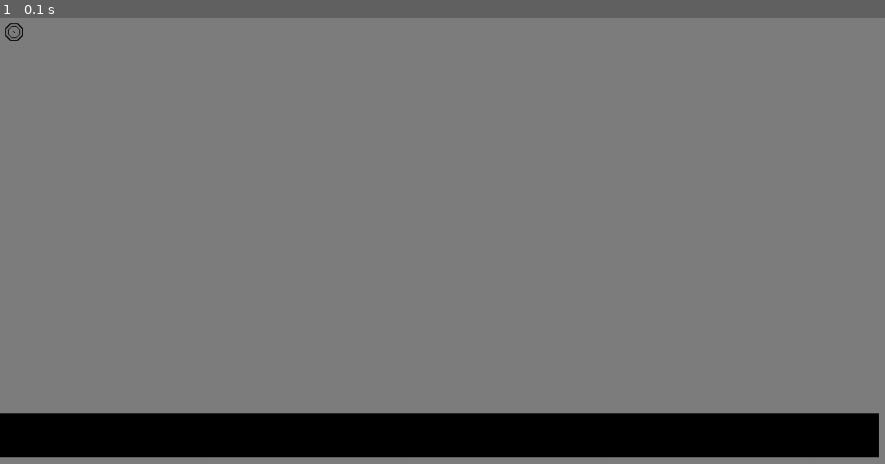
Above: before the commit, frame 1.
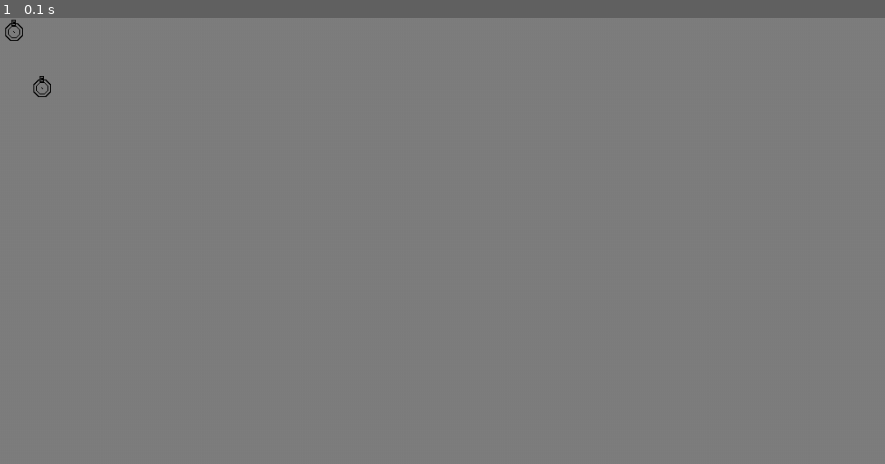
Above: after the commit, the same moment.

Repository: beppep/Octgame
Game: pygame game, started from octogame.py
The game is run twice, just before and just after one commit, with the same random seed, the same clock (stepped at 60 frames per second) and the same inputs.
Inputs:
- Up to frame 1 (0.1 s): no input

The runs differ from the first frame. In frame 1, 10% of the frame differs, in the area x 0-100%, y 0-99%.

Commit message:
commit 2

Diff:
--- a/octogame.py
+++ b/octogame.py
@@ -2,21 +2,55 @@
 import pygame
 
 
-players=[]
+#8 1 2
+#7 0 3
+#6 5 4
+
+
+#0=broken
+#1=wheel
+#2=
+#3=
+#4=
+
+
+#0=broken?
+#1=spin right
+#2=spin left
+
+players = []
+playerTurn = 0
 
 class Player:
 
-    SPEED=0.1
+
+    def __init__(self, x=1, y=1, layout=[1,1,0,0,0,0,0,0,0]):
+        self.x=x
+        self.y=y
+        self.layout = layout
+        players.append(self)
+
+    def Use(self, slot):
+        if(slot == 2 or slot == 3 or slot == 4):
+            dirX = 1
+        if(slot == 6 or slot == 7 or slot == 8):
+            dirX = -1
+        if(slot == 1 or slot == 2 or slot == 8):
+            dirY = 1
+        if(slot == 4 or slot == 5 or slot == 6):
+            dirY = -1
+
+        if (layout[slot] == 0):
+            pass
+        if (layout[slot] == 1):
+            x+=dirX
+            y+=dirY
+        if (layout[slot] == 2):
+            pass
 
 
-    def __init__(self, x=500, y=450, facing_right=True):
-        self.x=x
-        self.y=y
-        self.facing_right=facing_right
-        players.append(self)
-
-
-player1= Player()
+player1=Player(0,0,[1,1,0,0,1,0,0,0,1,0])
+player2=Player(1,2,[1,1,0,0,0,1,1,1,0,0])
 
 
 pt.start(32*32, 32*18)
@@ -25,19 +59,24 @@
 jump_out = False
 while jump_out == False:
 
-    if(pt.get_keypress(pygame.K_a)):
-        player1.x-=Player.SPEED
-        player1.facing_right=False
-    if(pt.get_keypress(pygame.K_d)):
-        player1.x+=Player.SPEED
-        player1.facing_right=True
+    if(pt.get_keypress(pygame.K_w)):
+       players[playerTurn].Use(1)
 
 
-    pt.draw_rectangle(0, 0, 32*40, 32*20, (127,127,127))
-    pt.draw_rectangle(0, 450, 1000, 50, (0,0,0))
+
+    pt.draw_rectangle(0, 0, 32*32, 32*18, (127,127,127))
     for player in players:
-        name = "C:/Users/brorb/Documents/python/Octogame/Tiles/Octagame1Tiles_00.png"
-        pt.show_image(image_name=name, size_x=32, size_y=32, x=0, y=0, multipler=0)
+        name = "Tiles/Octagame1Tiles_00.png"
+        pt.show_image(image_name=name, size_x=32, size_y=32, x=player.x*32, y=player.y*32) #main body sprite
+
+        for slot in player.layout:
+            name = "Tiles/Octagame1Tiles_01.png"
+            pt.show_image(image_name=name, size_x=32, size_y=32, x=player.x*32, y=player.y*32) #ROTATE
+
+
+
+
+
 
 
 
@@ -45,8 +84,4 @@
     pt.update()
 
 
-
-
-
-
 pt.end_program()
--- a/pygametools.py
+++ b/pygametools.py
@@ -127,8 +127,15 @@
 
     gameDisplay.fill(color)
 
-
-def show_image(image_name=False, image=False, size_x=0, size_y=0, x=100, y=100, multipler=0, mirror=False):
+def rot_center(image, angle):
+    """rotate a Surface, maintaining position."""
+
+    loc = image.get_rect().center  #rot_image is not defined
+    rot_sprite = pygame.transform.rotate(image, angle)
+    rot_sprite.get_rect().center = loc
+    return rot_sprite
+
+def show_image(image_name=False, image=False, size_x=0, size_y=0, x=100, y=100, multipler=0, mirrorx=False, mirrory=False):
     """
     import and show image that is in your directory
     """
@@ -156,8 +163,9 @@
 
         image = pygame.transform.scale(image, (size_x, size_y))
 
-    if(mirror):
-        image=pygame.transform.flip(image,True,False) #godmorgon!
+
+    image=pygame.transform.flip(image,mirrorx,mirrory) #godmorgon!
+
 
     gameDisplay.blit(image,(x, y))
     #pygame.display.update()
